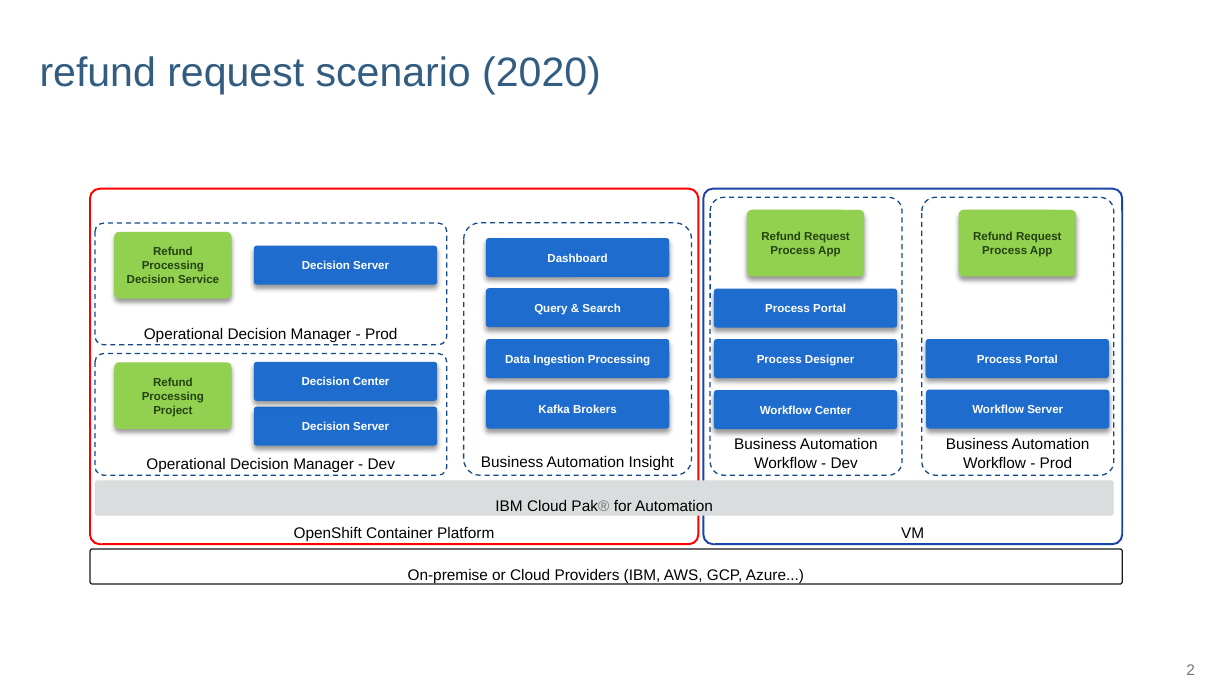
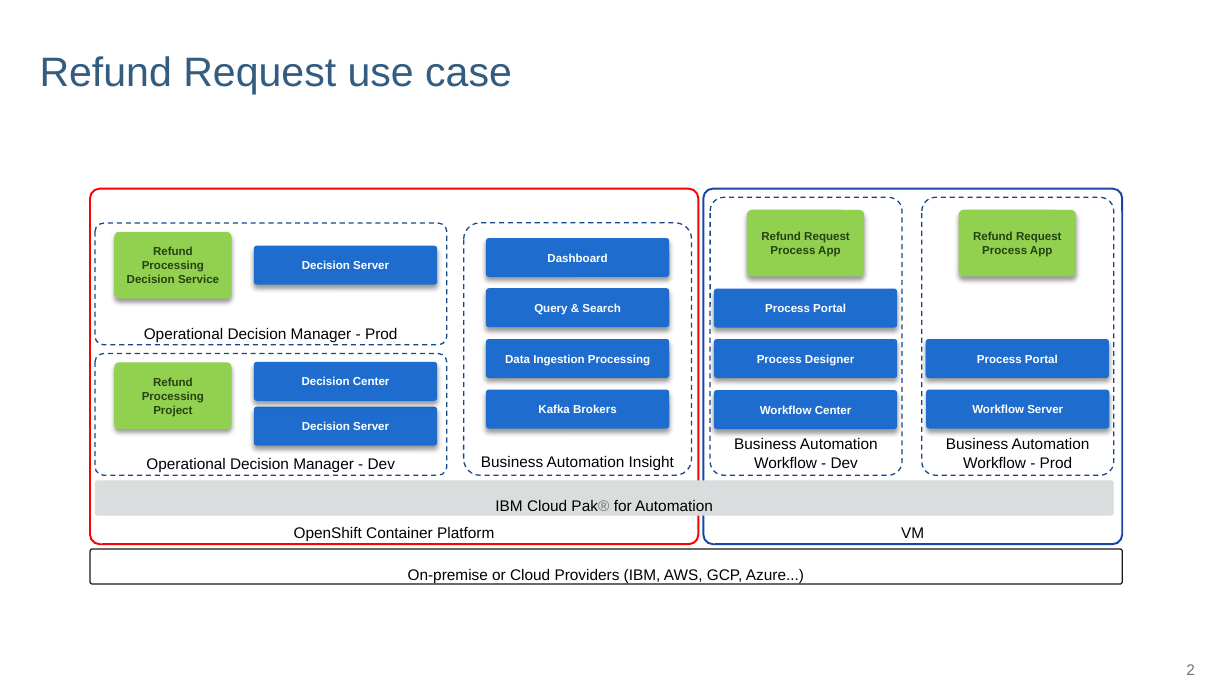
Before and after one commit to ibm-cloud-architecture/refarch-dba, a slide deck: slide 2 of docs/DBA-diagrams.pptx. Drawn at 1232x693 pixels with LibreOffice and Linux fonts; fonts in the diff are those of the drawing; background and template pictures are left out. Boxes give left, top, right and bottom in pixels: in the first picture for what was removed or moved away, otherwise in the second. Text is boxed around its words. In the diff, an @@ line names an element or a change of style, - is before the commit and + after.

Commit message:
minor edits and diagram update
minor edits to accounts payable, refund request, and update diagrams and nav

```diff
--- a/docs/DBA-diagrams.pptx
+++ b/docs/DBA-diagrams.pptx
@@ title at <box>40,56,512,94</box>: text changed @@
-refund request scenario (2020)
+Refund Request use case
```
Also in this commit, not shown: 1 slide added, 3 other files.
